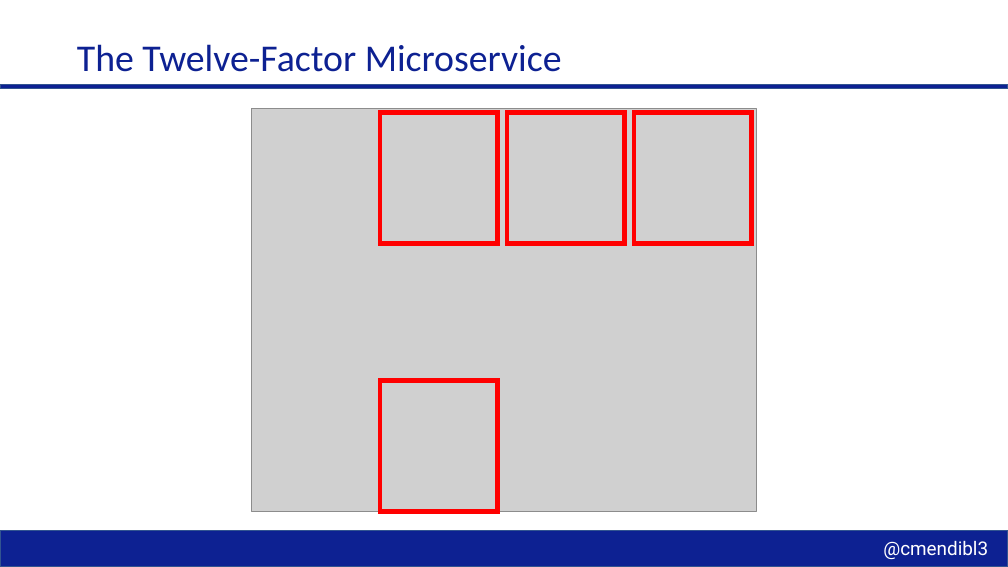
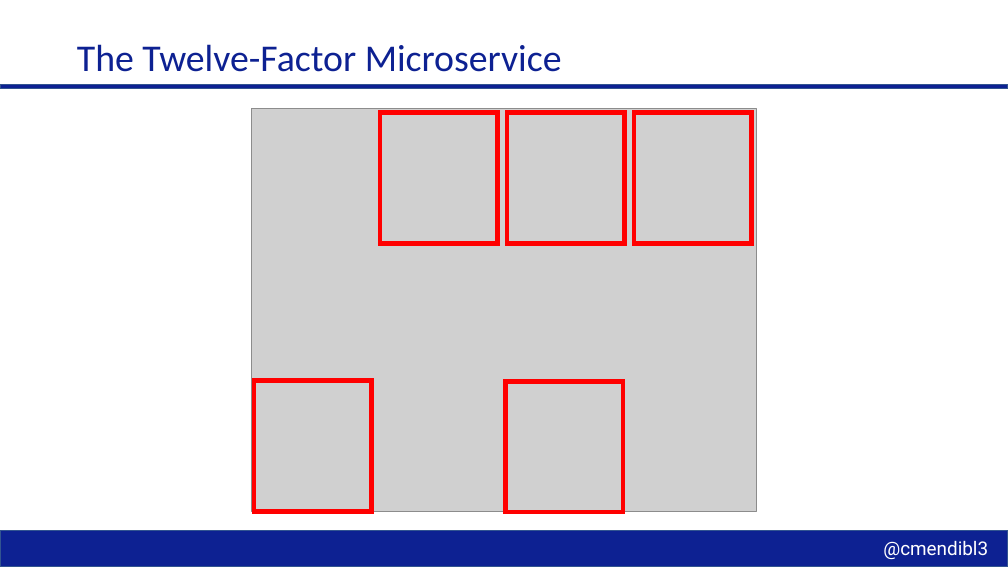
Before and after one commit to cmendible/dapr.samples, a slide deck: slide 3 of slides/Dapr.pptx. Drawn at 1008x567 pixels with LibreOffice and Linux fonts; fonts in the diff are those of the drawing; grey boxes stand for pictures; background and template pictures are left out. Boxes give left, top, right and bottom in pixels: in the first picture for what was removed or moved away, otherwise in the second. Text is boxed around its words. In the diff, an @@ line names an element or a change of style, - is before the commit and + after.

Commit message:
updating slides

```diff
--- a/slides/Dapr.pptx
+++ b/slides/Dapr.pptx
@@ rectangle moved from (x1=380, y1=381, x2=498, y2=512) to (x1=254, y1=381, x2=372, y2=512) @@
@@ rectangle added at (x1=505, y1=381, x2=623, y2=512), outline #FF0000 4.5 pt @@
```
